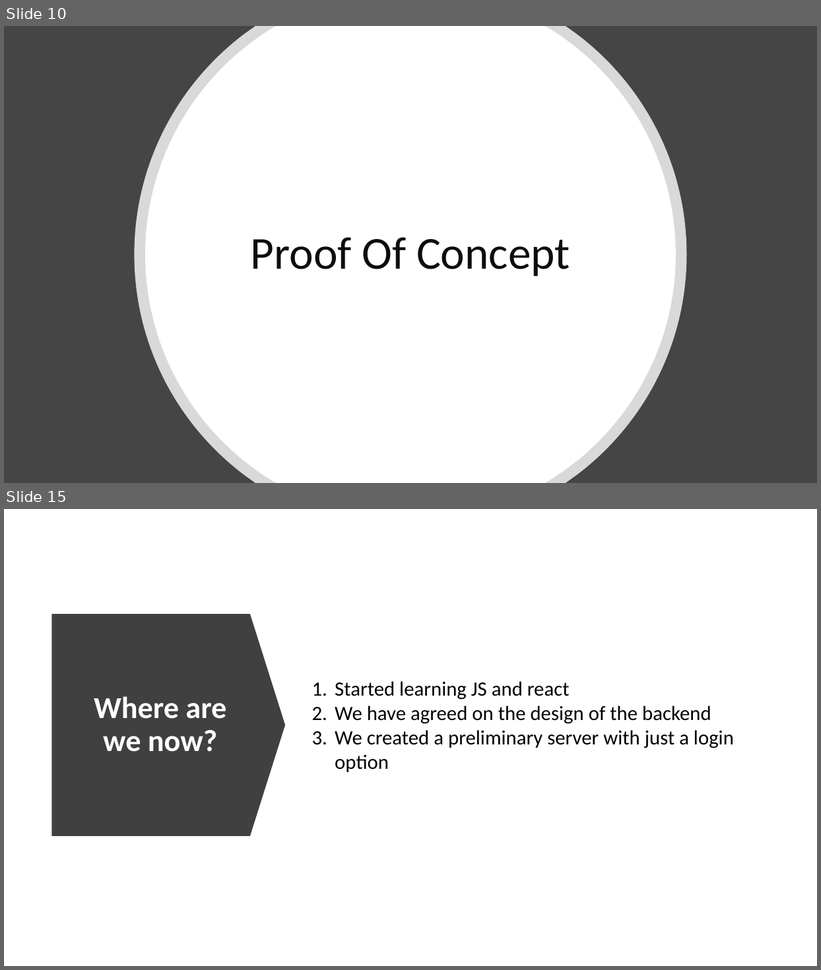
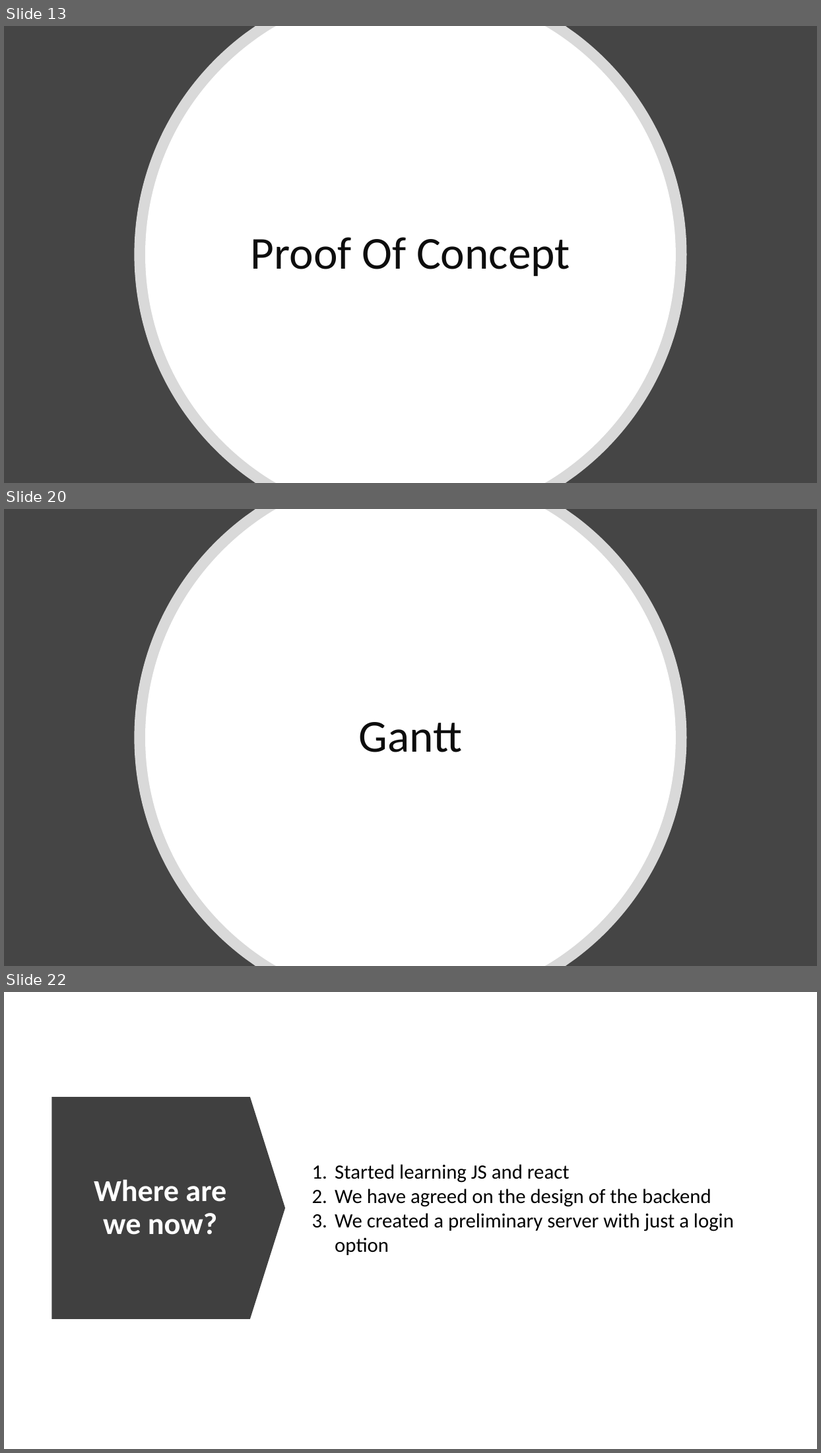
Before and after one commit to RoiTief/Exam-Management-System, a slide deck: docs/Proof of concept presentation.pptx. Shown one above the other, each under a label of ours: slides 10 and 15 before the commit, slides 13, 20 and 22 after it; the slides between them are not shown. The pictures are 821x970 and 821x1453 pixels, drawn with LibreOffice and Linux fonts; fonts in the diff are those of the drawing. Boxes give left, top, right and bottom in pixels: in the first picture for what was removed or moved away, otherwise in the second. Text is boxed around its words. In the diff, an @@ line names an element or a change of style, - is before the commit and + after.

```diff
--- a/docs/Proof of concept presentation.pptx
+++ b/docs/Proof of concept presentation.pptx
@@ slide 20 added at bbox=[4, 509, 817, 966], background #454545 @@
@@ freeform shape added at bbox=[135, 509, 687, 966], fill #FFFFFF at 80% opacity @@
@@ freeform shape added at bbox=[145, 509, 677, 966], fill #FFFFFF @@
@@ title added at bbox=[359, 722, 463, 753], 54 pt, text #0D0D0D @@
+Gantt
@@ what was slide 10 is now slide 13 @@
@@ what was slide 15 is now slide 22 @@
```
Also in this commit, not shown: 11 slides changed, 6 other slides added.
